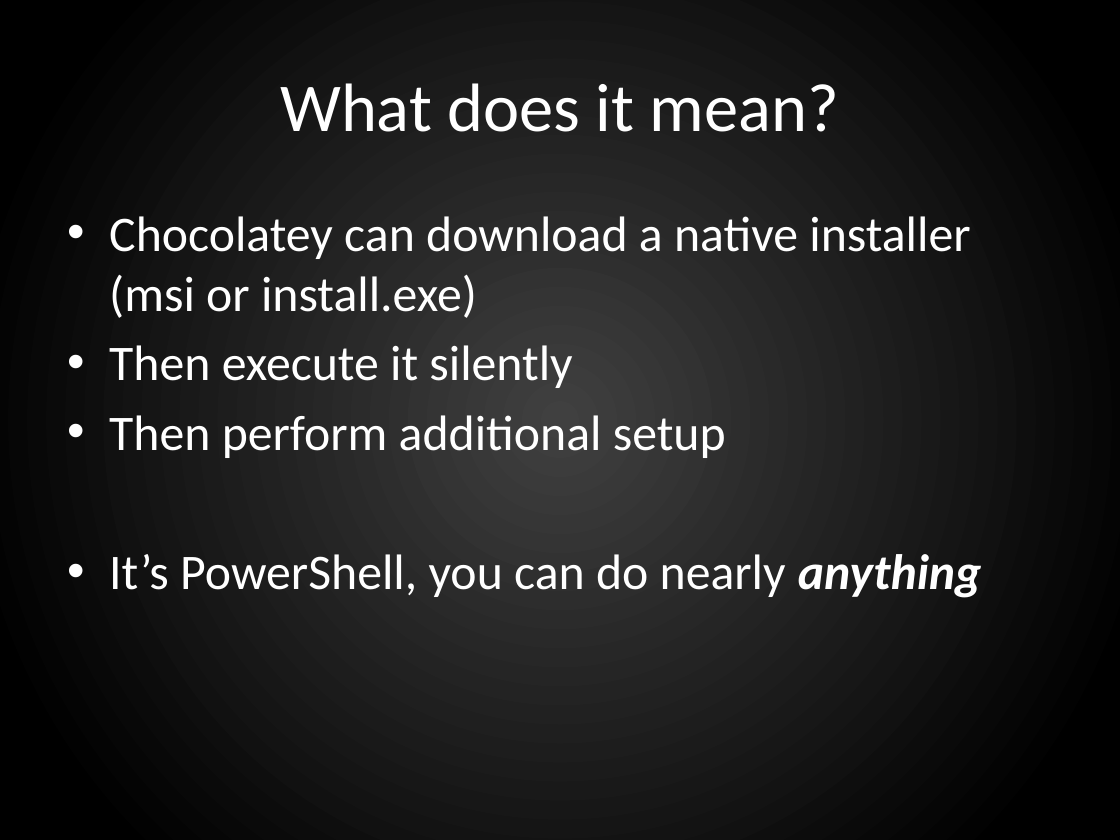
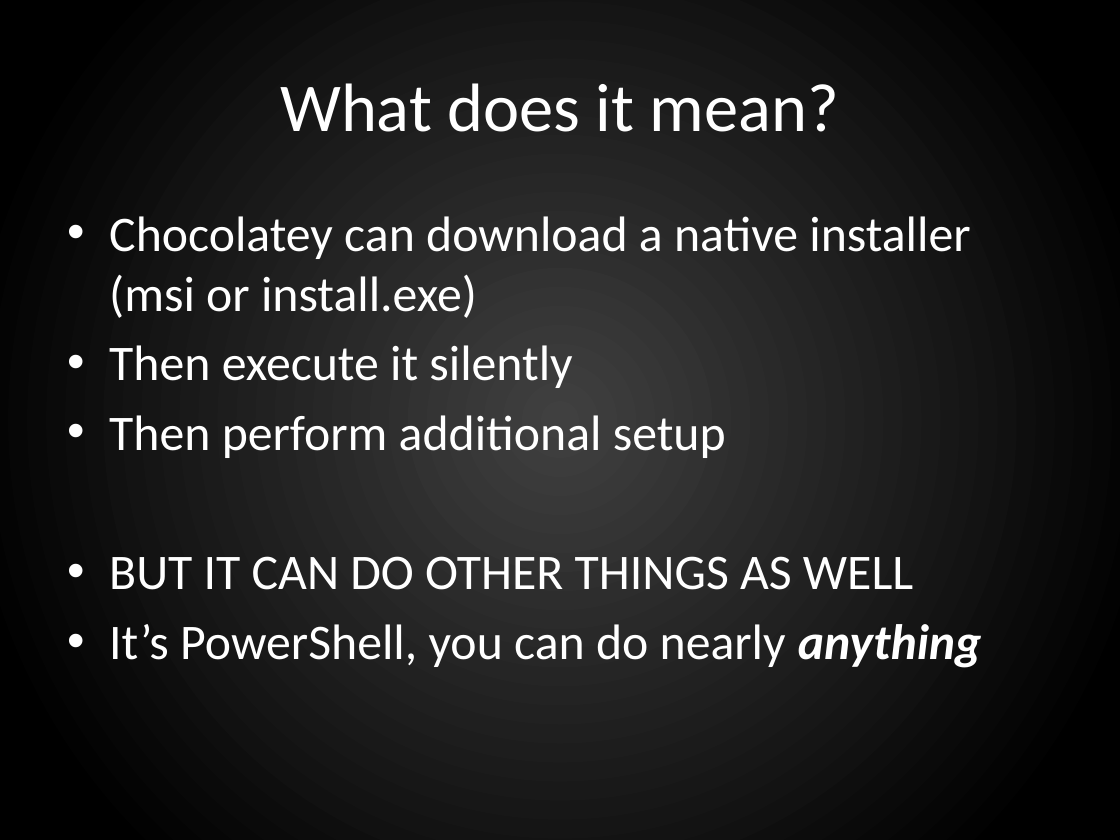
Before and after one commit to ferventcoder/presentations, a slide deck: slide 5 of windows/chocolatey/chocolatey.pptx. Drawn at 1120x840 pixels with LibreOffice and Linux fonts; fonts in the diff are those of the drawing; background and template pictures are left out. Boxes give left, top, right and bottom in pixels: in the first picture for what was removed or moved away, otherwise in the second. Text is boxed around its words. In the diff, an @@ line names an element or a change of style, - is before the commit and + after.

```diff
--- a/windows/chocolatey/chocolatey.pptx
+++ b/windows/chocolatey/chocolatey.pptx
@@ text at [109,556,913,590]: paragraph added @@
+• BUT IT CAN DO OTHER THINGS AS WELL
```
Also in this commit, not shown: 3 other slides changed, 17 slides added, 2 slides removed.
